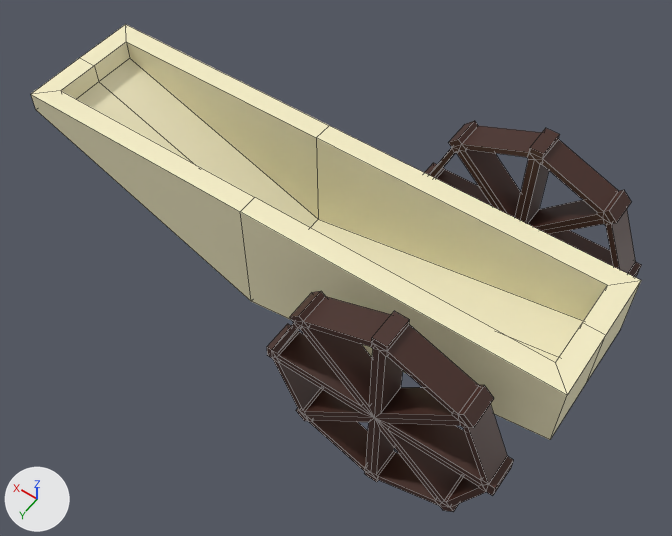
A saved change to the Blender file Assets/Art/Models/PlaceHolderBoat.blend.
Before and after are seen from a 50 mm camera at (-5.74, 6.87, 10.17) aimed at (-0.95, 0.17, -0.36). Lighting does not change. The marker at lower left points along +X, +Y and +Z. Mesh edges are drawn as thin lines.
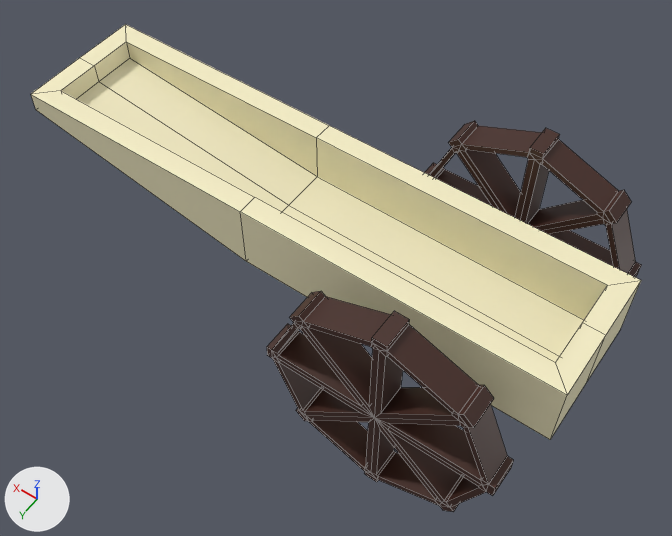
Where the newer file only moved an object's origin or applied its transform, the numbers keep the older frame.

Boxes [x1, y1, x2, y2] around the edits, measured in the pictures (672 x 536 px; the box of a moved part takes in the faces that stretch with it):
part 1 of me_cube_001, moved or reshaped
    both: [36, 56, 586, 440]

Diff of the bpy script that builds the scene:
```diff
--- a/Assets/Art/Models/PlaceHolderBoat.blend.py
+++ b/Assets/Art/Models/PlaceHolderBoat.blend.py
@@ me_cube_001 @@
 me_cube_001.from_pydata(...)  # 34 vertices, 32 faces; spans x -4.75..3.94, y -1.0..1.0, z -1.0..1.0
 # used by ob_cube; location = (0.0, 0.0, 0.0)
 # before: 4 (0.0, -1.0, -1.0), 9 (0.0, -0.69, -0.73) at pixel (318, 219), 16 (0.0, 0.0, -1.0), 19 (0.0, 0.0, -0.73), 26 (0.0, 1.0, -1.0) at pixel (251, 301)
 # before: 31 (0.0, 0.69, -0.73)
+# me_cube_001 part 1
+for i in [4, 9, 16, 19, 26, 31]: me_cube_001.vertices[i].co += Vector((0.0, 0.0, 0.95))
 me_cube_001.materials.append(mat_boat)
```
